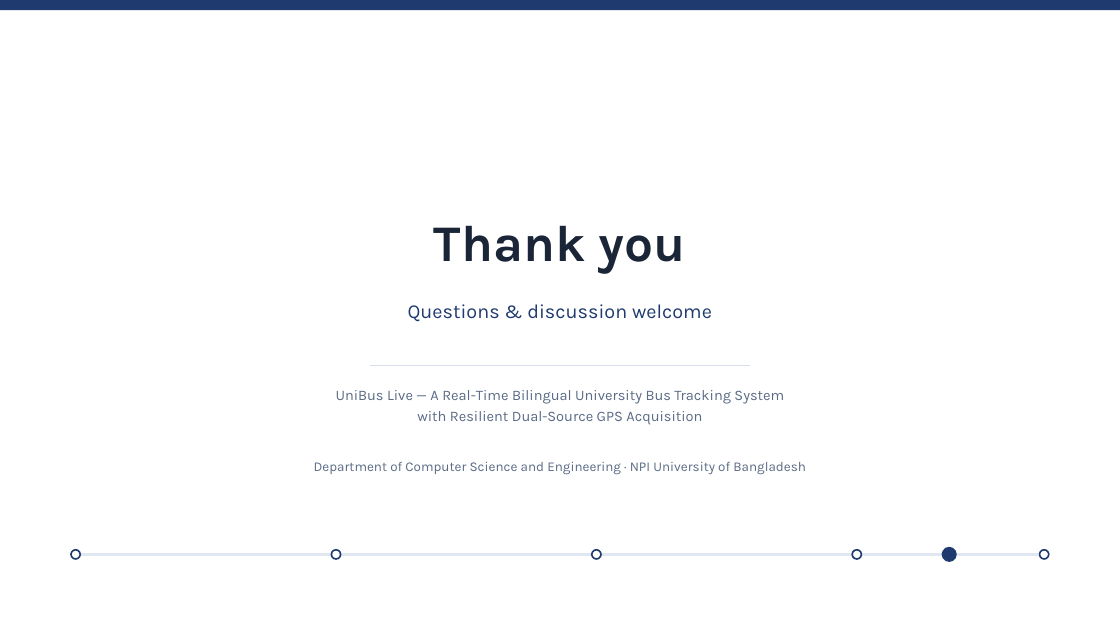
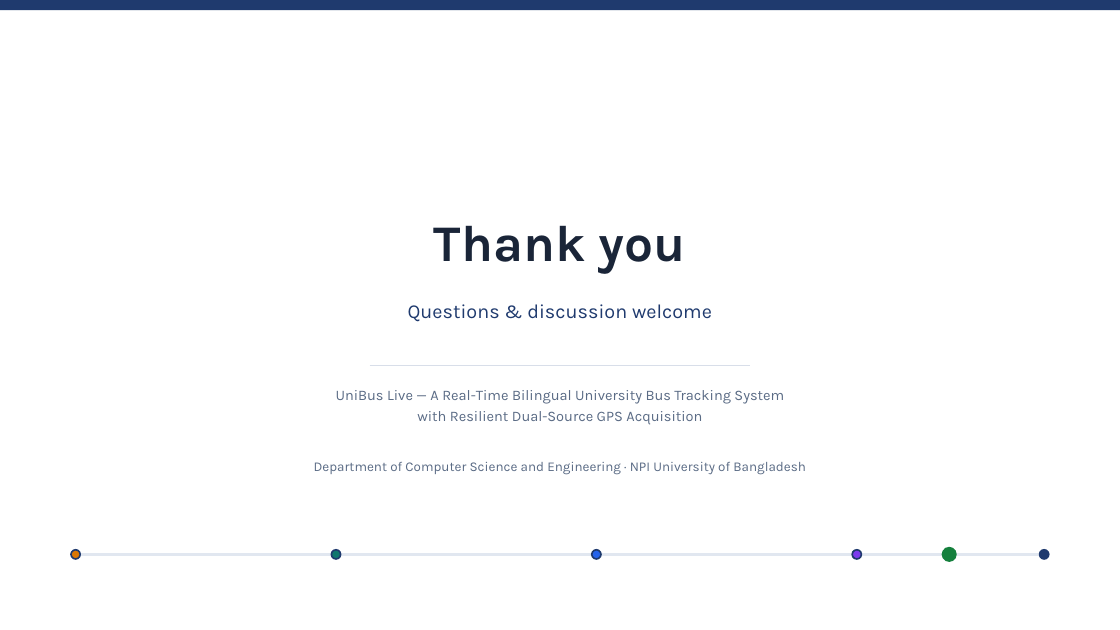
Before and after one commit to mdshishirhossain05/bus-tracking-backend, a slide deck: slide 19 of thesis/ppt/UniBus_Live_Academic_Presentation.pptx. Drawn at 1120x630 pixels with LibreOffice and Linux fonts; fonts in the diff are those of the drawing. Boxes give left, top, right and bottom in pixels: in the first picture for what was removed or moved away, otherwise in the second. Text is boxed around its words. In the diff, an @@ line names an element or a change of style, - is before the commit and + after.

```diff
--- a/thesis/ppt/UniBus_Live_Academic_Presentation.pptx
+++ b/thesis/ppt/UniBus_Live_Academic_Presentation.pptx
@@ ellipse at (71, 549, 80, 559): fill #FFFFFF to #D97706 @@
@@ ellipse at (331, 549, 340, 559): fill #FFFFFF to #0F766E @@
@@ ellipse at (592, 549, 601, 559): fill #FFFFFF to #2563EB @@
@@ ellipse at (852, 549, 861, 559): fill #FFFFFF to #7C3AED @@
@@ ellipse at (942, 547, 957, 562): fill #1F3A6E to #15803D @@
@@ ellipse at (1040, 549, 1049, 559): fill #FFFFFF to #1F3A6E @@
```
Also in this commit, not shown: 18 other slides changed.
